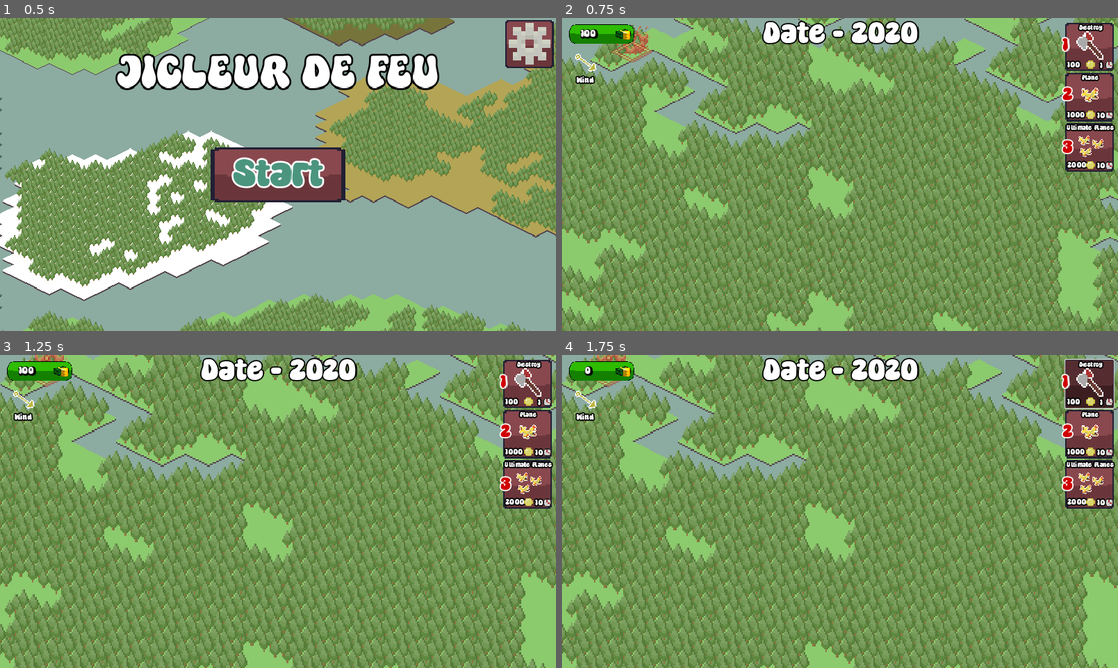
Above: before the commit, frames 1-4 (two rows, left to right).
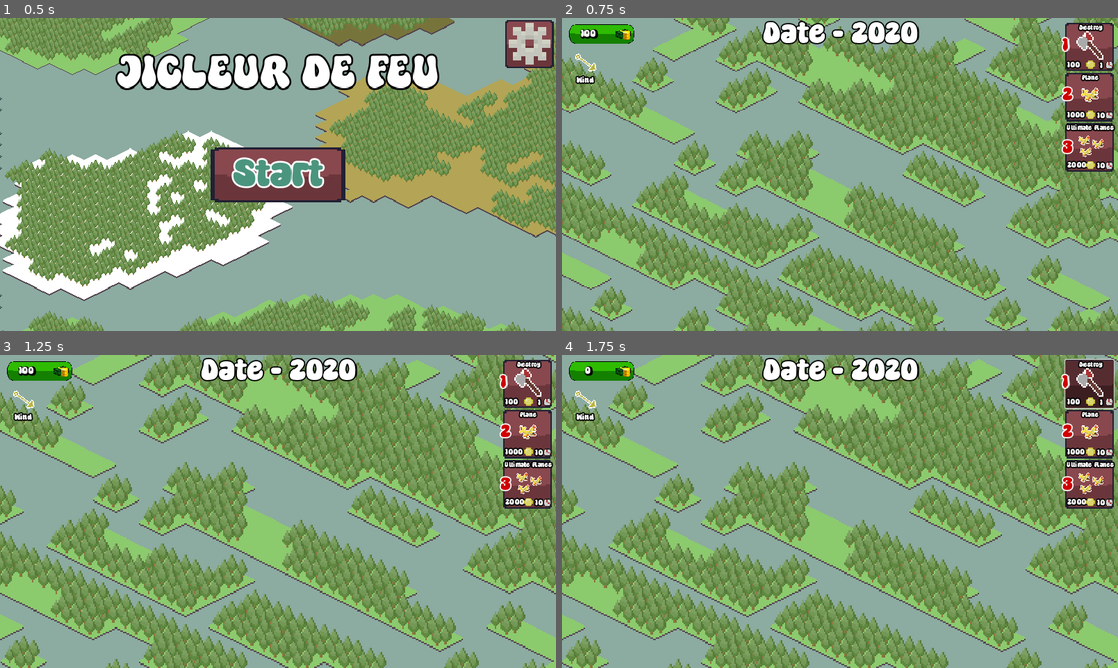
Above: after the commit, the same moments.

Repository: ManechLepage/BHX8.0
Game: Godot game, scene res://Scenes/testing1.tscn
The game is run twice, just before and just after one commit, with the same random seed, the same clock (stepped at 60 frames per second) and the same inputs. Sound files missing from this copy of the repository are replaced by a short silence.
Inputs:
- Up to frame 1 (0.5 s): no input
- Up to frame 2 (0.75 s): click "Start" at 0.5 s
- Up to frame 3 (1.25 s): no input
- Up to frame 4 (1.75 s): click "Destroy" at 1.25 s

Frame 1 is identical in both runs. In frame 2, 41% of the frame differs, in the area x 0-100%, y 0-100%; in frame 3, 43%; in frame 4, 43%.

Commit message:
Modify number of paths

Diff:
--- a/bhx/Scripts/tilemap.gd
+++ b/bhx/Scripts/tilemap.gd
@@ -226,9 +226,9 @@
 	return get_tile_from_position(generated_map, tile_position)
 
 func get_river_min() -> int:
-	return 7 / diff + 1
+	return 10 / (diff / 5) + 1
 func get_river_max() -> int:
-	return 11 / diff + 1
+	return 14 / (diff / 5) + 1
 
 func add_rivers(generated_map: Array[Tile]) -> Array[Tile]:
 	var number_of_rivers: int = rng.randi_range(get_river_min(), get_river_max())
